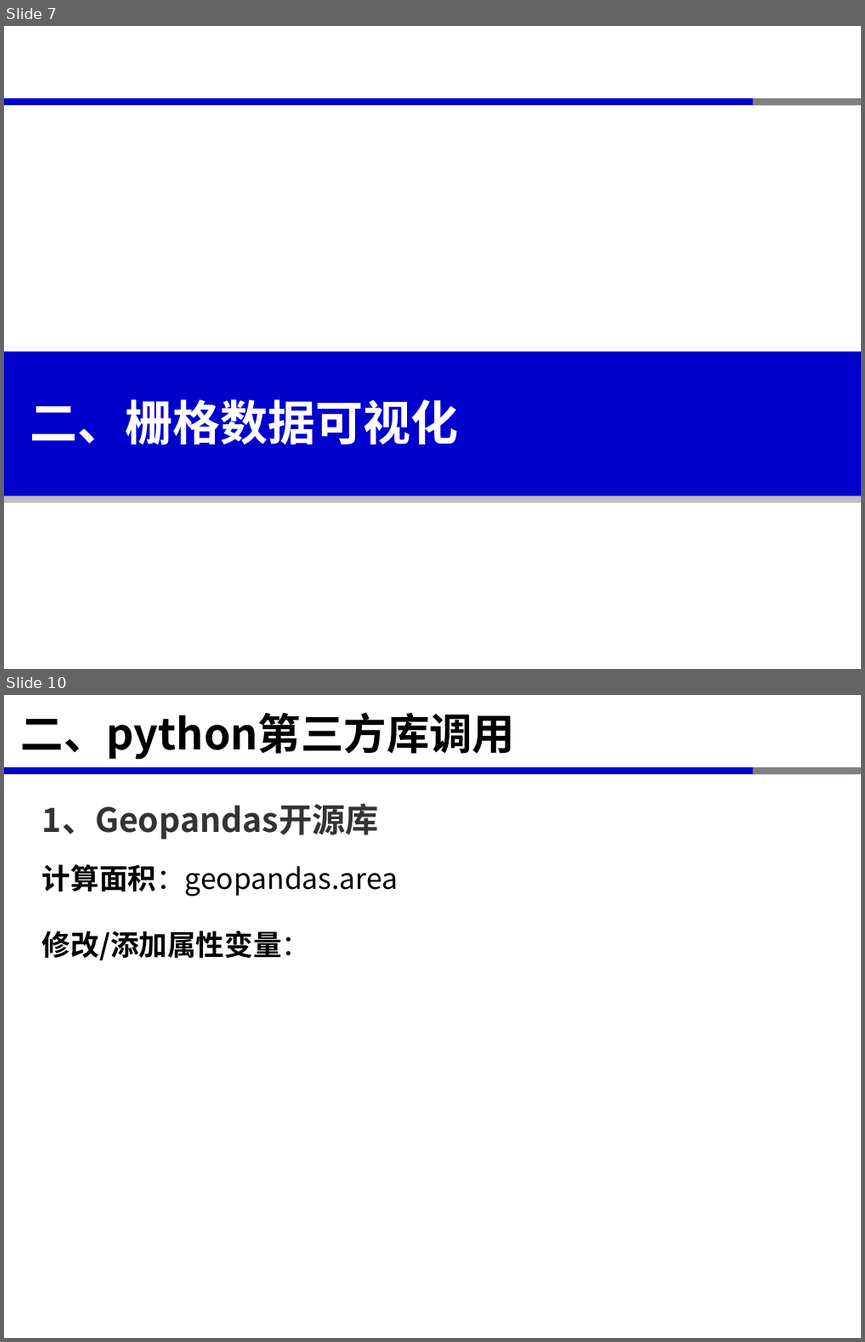
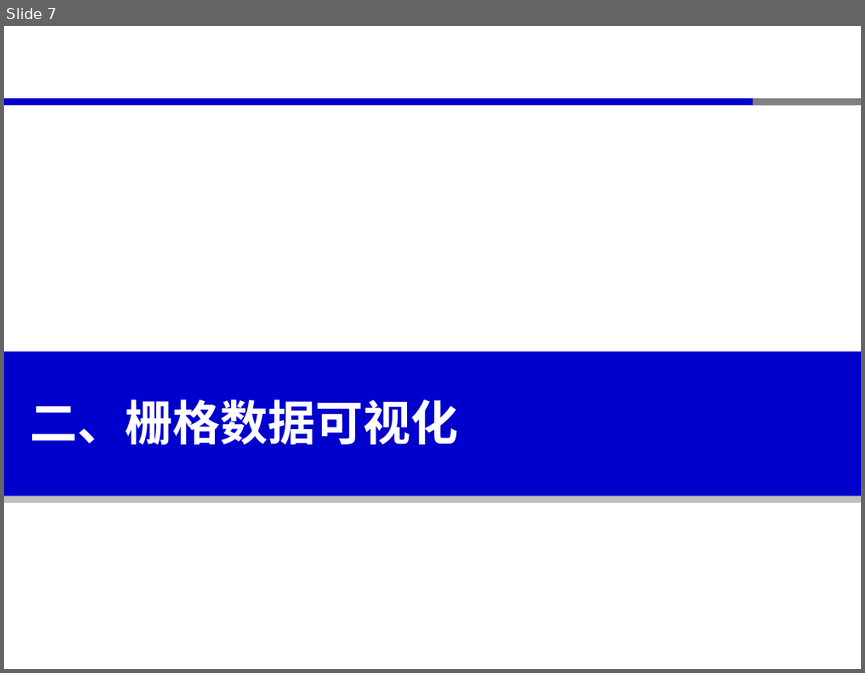
Before and after one commit to xinluo2018/spatial-data-course, a slide deck: 第三章-空间数据读写与解析-8学时/第2节-栅格数据读写及查看-4课时.pptx. Shown one above the other, each under a label of ours: slides 7 and 10 before the commit, slide 7 after it; the slides between them are not shown. The pictures are 865x1342 and 865x673 pixels, drawn with LibreOffice and Linux fonts; fonts in the diff are those of the drawing. Boxes give left, top, right and bottom in pixels: in the first picture for what was removed or moved away, otherwise in the second. Text is boxed around its words. In the diff, an @@ line names an element or a change of style, - is before the commit and + after.

```diff
--- a/第三章-空间数据读写与解析-8学时/第2节-栅格数据读写及查看-4课时.pptx
+++ b/第三章-空间数据读写与解析-8学时/第2节-栅格数据读写及查看-4课时.pptx
@@ slide 10 removed at (x1=4, y1=695, x2=861, y2=1338), background #FFFFFF; not listed: 3 template elements that a slide beside it also shows @@
@@ title removed at (x1=21, y1=712, x2=516, y2=760) @@
-二、python第三方库调用
@@ text removed at (x1=42, y1=803, x2=379, y2=839) @@
-1、Geopandas开源库
@@ text removed at (x1=42, y1=864, x2=398, y2=960) @@
-计算面积：geopandas.area
-修改/添加属性变量：
```
Also in this commit, not shown: 5 slides changed, 13 other files.
